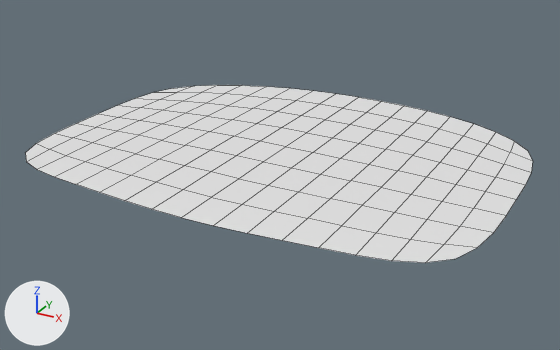
One commit to the Blender file chair.blend: the scene before it, then after it.
Camera for both pictures: a camera (50 mm lens) standing at (1.94, -3.84, 4.0) and looking at (-0.02, -0.28, 2.22). Lighting does not change. The marker at lower left points along +X, +Y and +Z. Mesh edges are drawn as thin lines.

The scene before the commit, as lines of its bpy script (objects in view):
```python
me_plane = bpy.data.meshes.new('Plane')
me_plane.from_pydata([(1.03, -0.88, 0.0), (1.02, 0.47, 0.0), (0.0, -0.99, 0.0), (0.0, 0.81, 0.0), (0.53, -0.92, 0.0), (0.51, 0.75, 0.0), (1.0, -0.14, 0.0), (0.0, -0.09, 0.0), (0.54, -0.11, 0.0)], [], [(8, 6, 1, 5), (7, 8, 5, 3), (2, 4, 8, 7), (4, 0, 6, 8)])
ob_plane = bpy.data.objects.new('Plane', me_plane)
ob_plane.location = (0.0, -0.137, 2.383)
ob_plane.scale = (1.29, 1.16, 1.0)
_m = ob_plane.modifiers.new('Mirror', 'MIRROR')
_m.use_clip = True
_m = ob_plane.modifiers.new('Subdivision', 'SUBSURF')
_m.levels = 3
_m.render_levels = 3
```
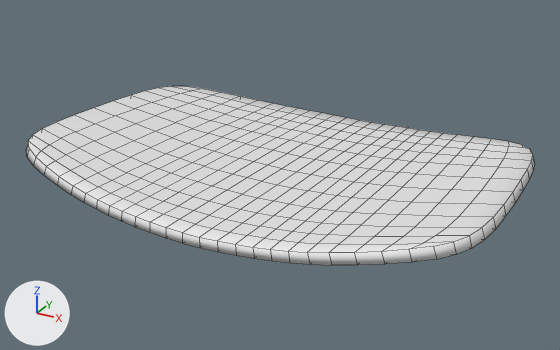
What changed in the scene script:
```text
Change me_plane:
    used by ob_plane; location = (0.0, -0.137, 2.383); scale = (1.29, 1.16, 1.0)
    remove me_plane.from_pydata(...)  # 9 vertices, 4 faces; spans x 0.0..1.03, y -0.99..0.81, z 0.0
    add me_plane.from_pydata(...)  # 16 vertices, 9 faces; spans x 0.0..1.02, y -0.98..0.81, z -0.23..0.03
    me_plane part 1: the whole mesh is rebuilt
    me_plane part 2: the surface is now shaded smooth
Change ob_plane:
    add _m = ob_plane.modifiers.new('Solidify', 'SOLIDIFY')
    add _m.thickness = 0.055
    add _m.offset = 1.0
```

Where the change shows, as pixel boxes (x1, y1, x2, y2) in the pictures (560 x 350 px):
'Plane', reshaped, modifiers changed
    before: (26, 85, 533, 263)
    after: (26, 86, 534, 265)
part 1 of me_plane, built on
    before: (26, 85, 533, 263)
    after: (26, 86, 534, 265)
